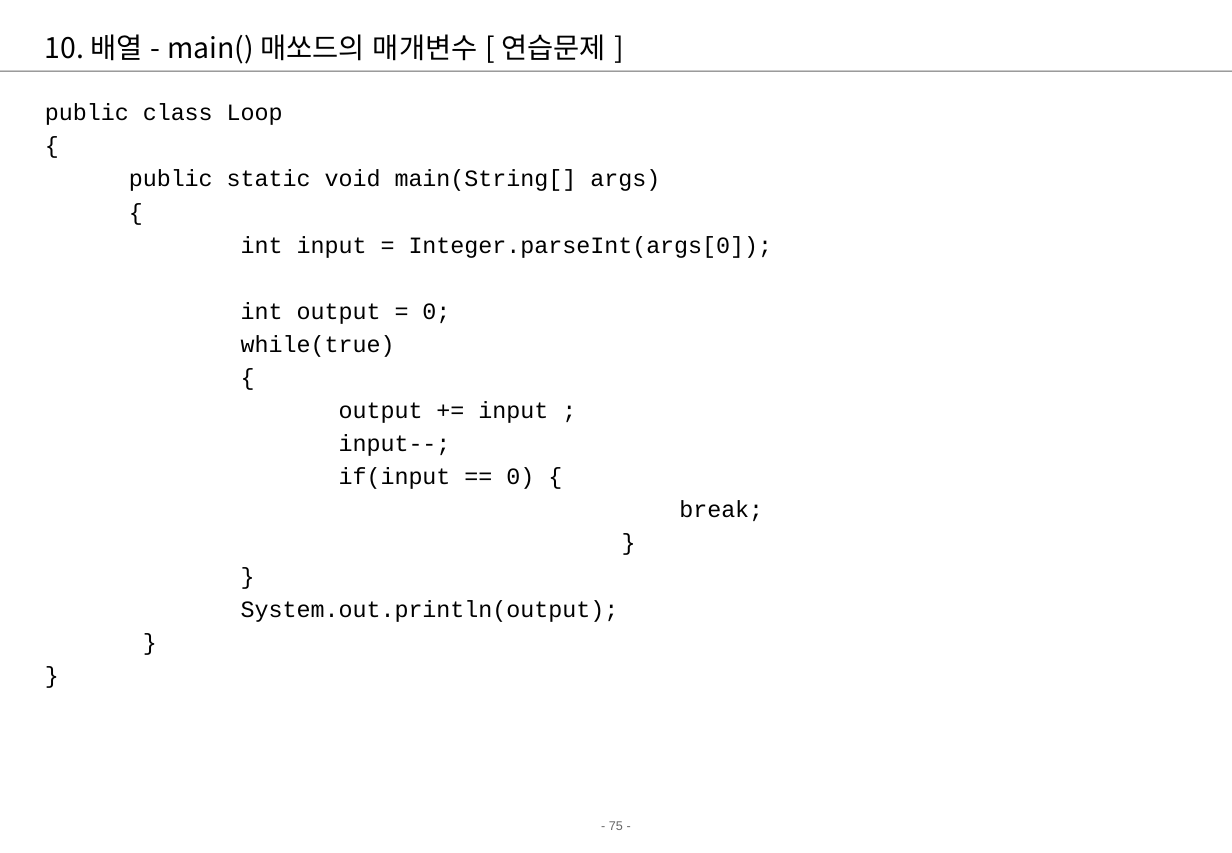
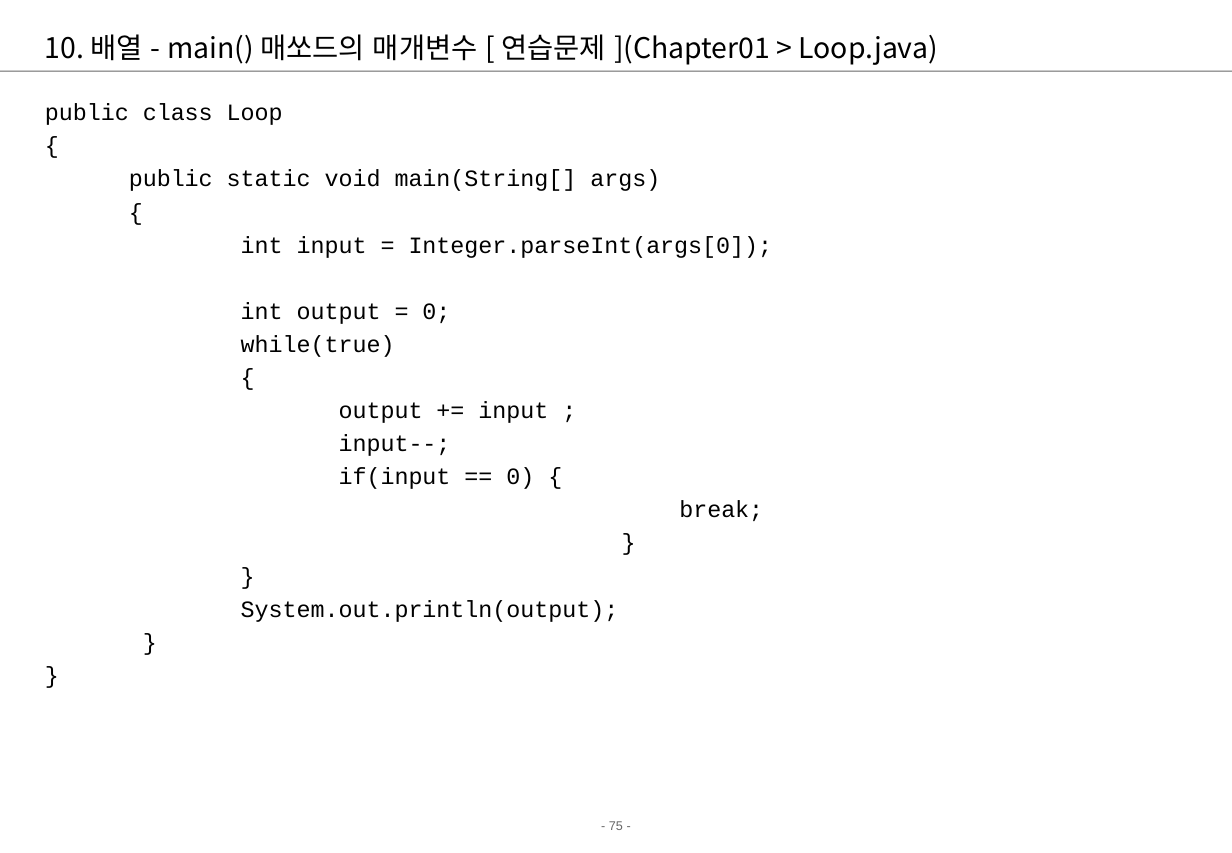
Before and after one commit to young0715/chapter01, a slide deck: slide 75 of src/chapter01/01.Java기본-자바기본프로그래밍.ppt. Drawn at 1232x853 pixels with LibreOffice and Linux fonts; fonts in the diff are those of the drawing; background and template pictures are left out. Boxes give left, top, right and bottom in pixels: in the first picture for what was removed or moved away, otherwise in the second. Text is boxed around its words. In the diff, an @@ line names an element or a change of style, - is before the commit and + after.

```diff
--- a/src/chapter01/01.Java기본-자바기본프로그래밍.ppt
+++ b/src/chapter01/01.Java기본-자바기본프로그래밍.ppt
@@ title at (45, 34, 938, 65): text changed @@
-10. 배열 - main() 매쏘드의 매개변수 [ 연습문제 ]
+10. 배열 - main() 매쏘드의 매개변수 [ 연습문제 ](Chapter01 > Loop.java)
```
Also in this commit, not shown: 3 other slides changed, 5 other files.
